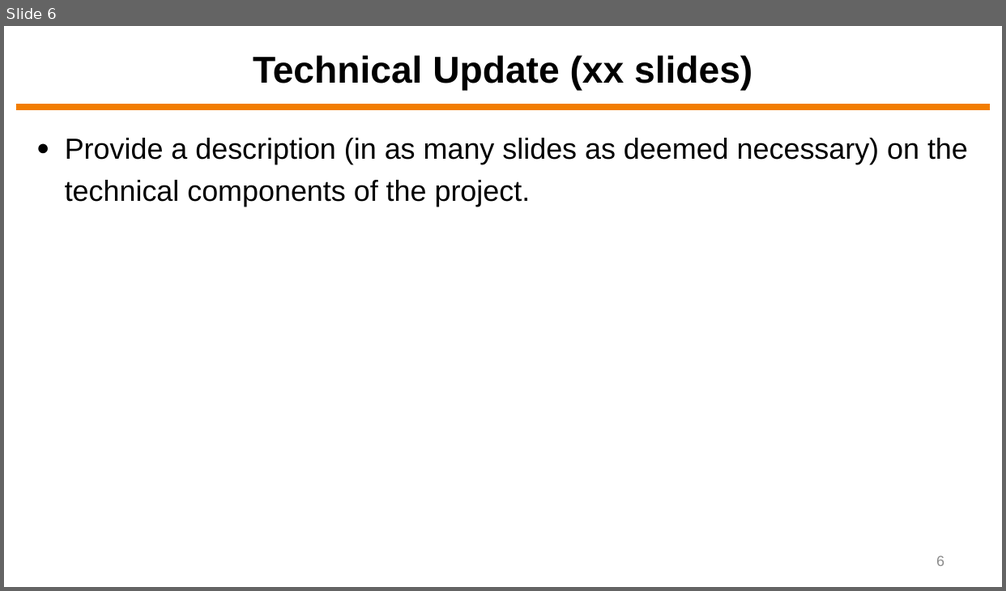
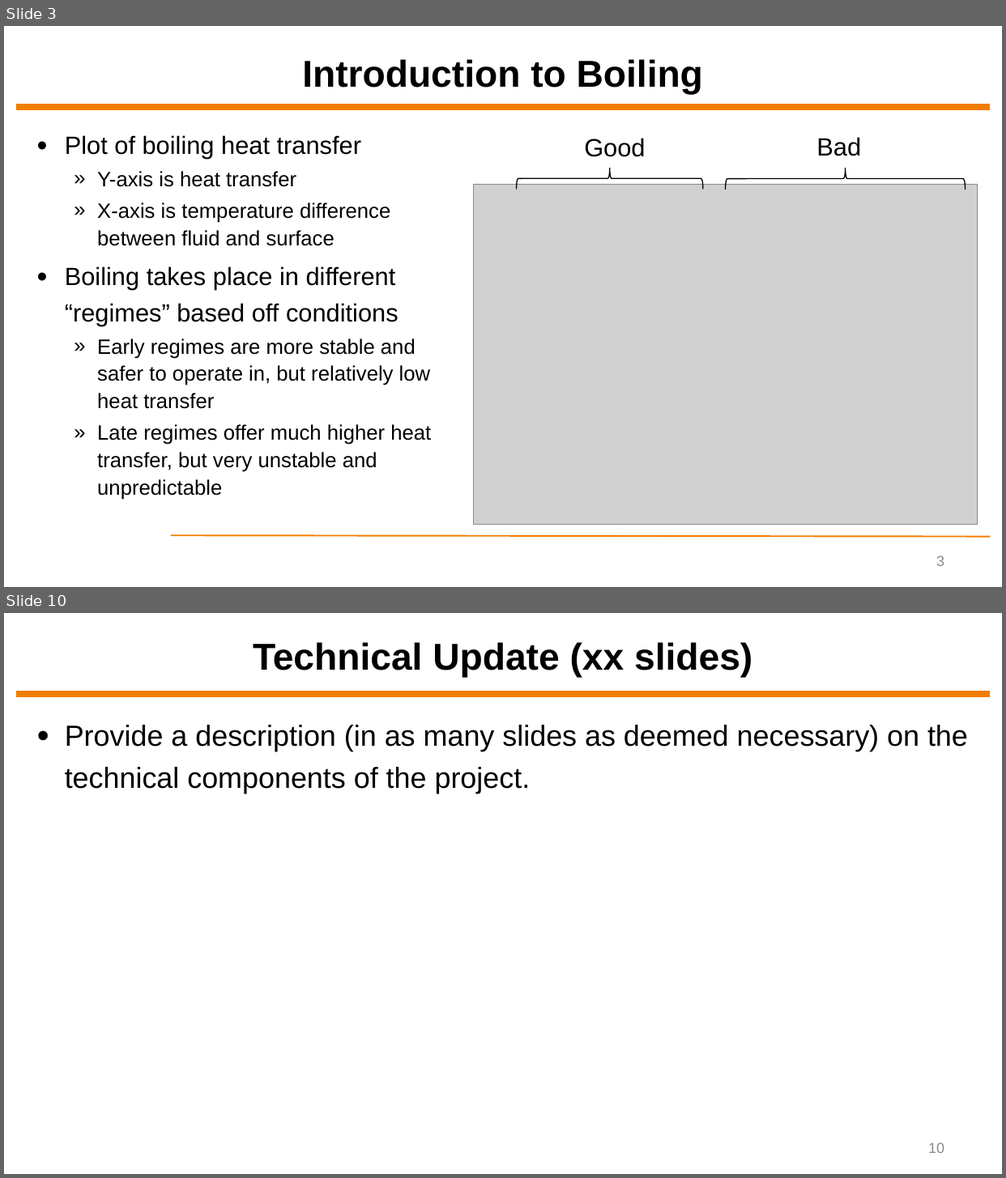
Before and after one commit to ytrivedi315/Final-Project-Yash-Trivedi, a slide deck: Final Presentation/ECEN5743 Final Project Presentation - YT.pptx. Shown one above the other, each under a label of ours: slide 6 before the commit, slides 3 and 10 after it; the slides between them are not shown. The pictures are 1006x591 and 1006x1178 pixels, drawn with LibreOffice and Linux fonts; fonts in the diff are those of the drawing; grey boxes stand for pictures; background and template pictures are left out. Boxes give left, top, right and bottom in pixels: in the first picture for what was removed or moved away, otherwise in the second. Text is boxed around its words. In the diff, an @@ line names an element or a change of style, - is before the commit and + after.

```diff
--- a/Final Presentation/ECEN5743 Final Project Presentation - YT.pptx
+++ b/Final Presentation/ECEN5743 Final Project Presentation - YT.pptx
@@ slide 3 added at [4, 26, 1002, 587], background #FFFFFF; not listed: 1 template element that a slide beside it also shows @@
@@ title added at [302, 59, 703, 94], 36 pt, text #000000, bold @@
+Introduction to Boiling
@@ text added at [65, 135, 431, 500], 20 pt, text #000000 @@
+● Plot of boiling heat transfer
+  » Y-axis is heat transfer
+  » X-axis is temperature difference between fluid and surface
+● Boiling takes place in different “regimes” based off conditions
+  » Early regimes are more stable and safer to operate in, but relatively low heat transfer
+  » Late regimes offer much higher heat transfer, but very unstable and unpredictable
@@ text added at [584, 138, 645, 157], 24 pt, text #000000 @@
+Good
@@ text added at [816, 137, 861, 156], 24 pt, text #000000 @@
+Bad
@@ left brace added at [517, 168, 703, 189], outline #000000 1 pt @@
@@ left brace added at [725, 168, 965, 190], outline #000000 1 pt @@
@@ picture added at [474, 184, 978, 525] @@
@@ line added from (171, 535) to (990, 536), #F27D00 1.5 pt @@
@@ page number added at [936, 556, 944, 566], 14 pt, text #8C8C8C @@
+3
@@ what was slide 6 is now slide 10 @@
@@ page number at [928, 1143, 944, 1153]: text changed @@
-6
+10
```
Also in this commit, not shown: 8 other slides added, 10 slides removed, 11 other files.
